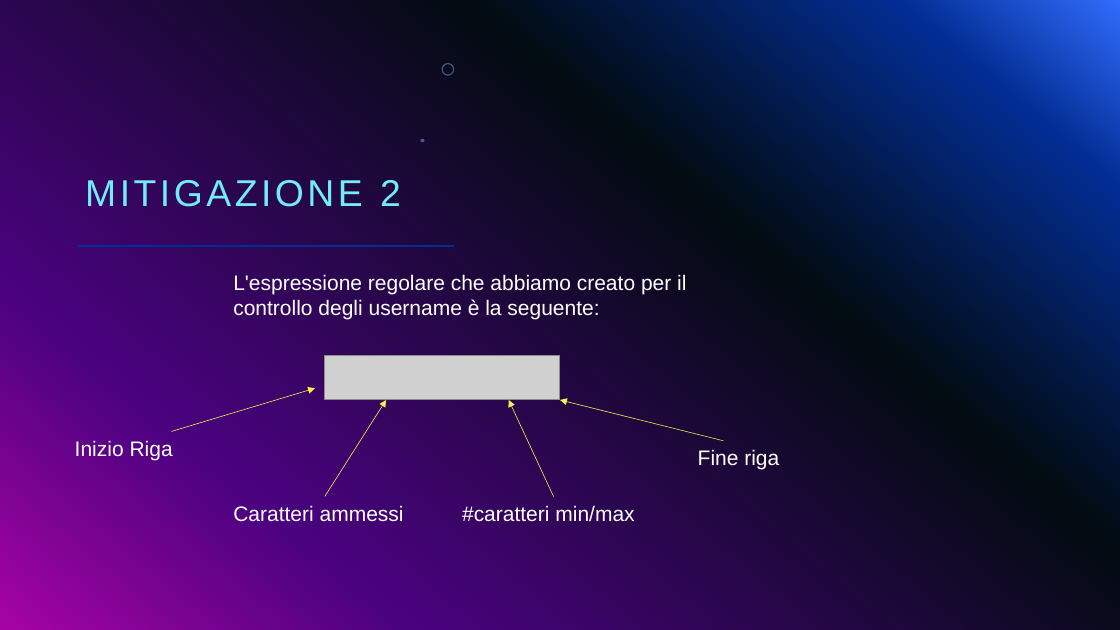
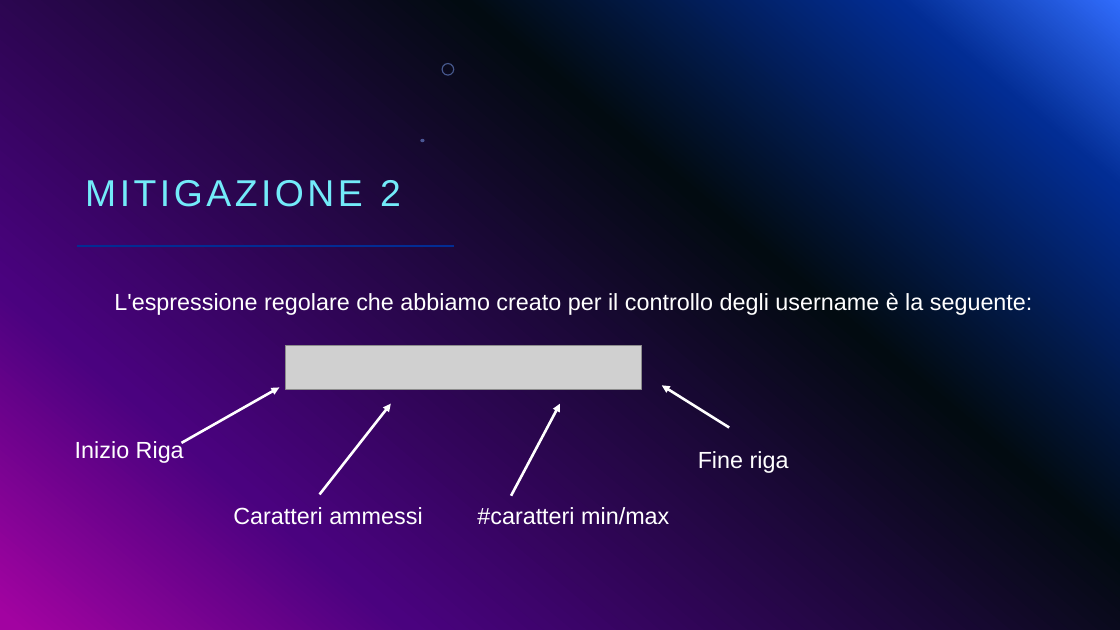
Before and after one commit to giorgiosiniscalchi/Nebula16-ITA, a slide deck: slide 38 of Presentazione Nebula16.pptx. Drawn at 1120x630 pixels with LibreOffice and Linux fonts; fonts in the diff are those of the drawing; grey boxes stand for pictures; background and template pictures are left out. Boxes give left, top, right and bottom in pixels: in the first picture for what was removed or moved away, otherwise in the second. Text is boxed around its words. In the diff, an @@ line names an element or a change of style, - is before the commit and + after.

```diff
--- a/Presentazione Nebula16.pptx
+++ b/Presentazione Nebula16.pptx
@@ size 18 to 20 pt in 5 elements at (698,451,789,473), (75,440,184,463), (233,507,422,525), (477,507,669,525), (114,292,1033,315) @@
@@ text "L'espressione regolare che abbiamo creato ...": place and size @@
-text "L'espressione regolare che abbiamo creato ..." at (233,274,686,320)
+text "L'espressione regolare che abbiamo creato ..." at (114,292,1033,315)
@@ picture added at (286,345,642,389) @@
@@ picture removed at (325,356,560,401) @@
@@ arrow moved from (171, 432) - (315, 388) to (181, 443) - (280, 387) @@
@@ arrow (181, 443) - (280, 387): stroke #FAF24C 0.5 pt to #FFFFFF 2.25 pt @@
@@ arrow added from (729, 428) to (662, 386), #FFFFFF 2.25 pt @@
@@ arrow moved from (325, 497) - (386, 400) to (319, 495) - (391, 404) @@
@@ arrow (319, 495) - (391, 404): stroke #FAF24C 0.5 pt to #FFFFFF 2.25 pt @@
@@ arrow moved from (554, 497) - (509, 400) to (511, 496) - (560, 404) @@
@@ arrow (511, 496) - (560, 404): stroke #FAF24C 0.5 pt to #FFFFFF 2.25 pt @@
@@ arrow removed from (723, 441) to (560, 400) @@
@@ text "#caratteri min/max": place and size @@
-text "#caratteri min/max" at (462,505,634,522)
+text "#caratteri min/max" at (477,507,669,525)
```
Also in this commit, not shown: 12 other slides changed.
